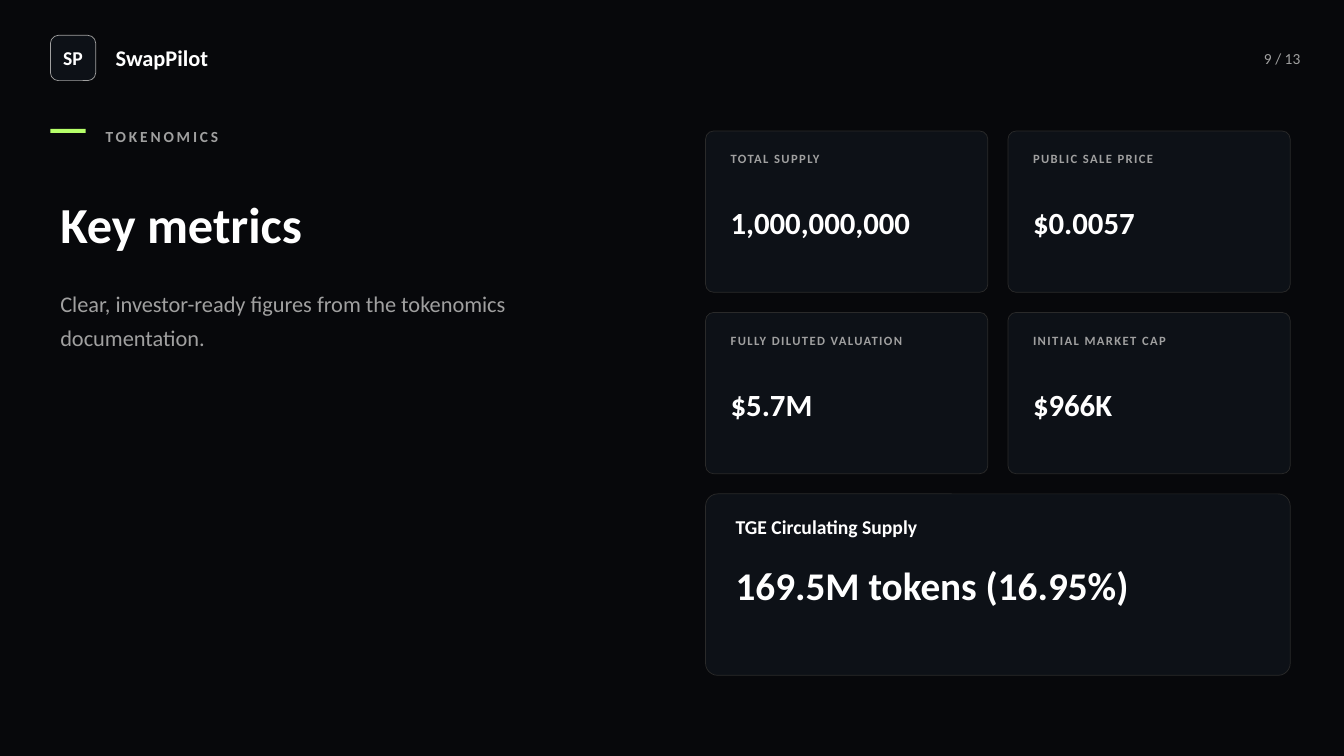
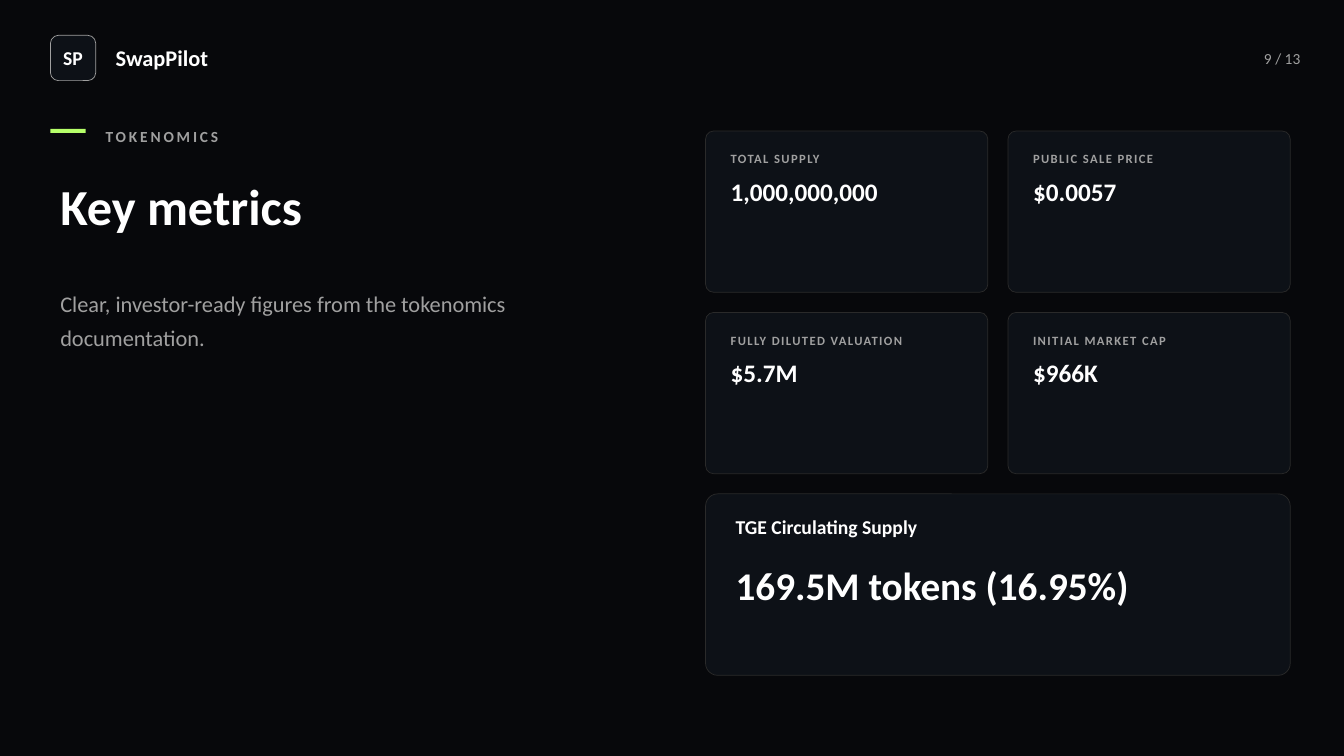
Before and after one commit to BacBacta/SwapPilot, a slide deck: slide 9 of pitch-deck/SwapPilot-Professional-PitchDeck.pptx. Drawn at 1344x756 pixels with LibreOffice and Linux fonts; fonts in the diff are those of the drawing. Boxes give left, top, right and bottom in pixels: in the first picture for what was removed or moved away, otherwise in the second. Text is boxed around its words. In the diff, an @@ line names an element or a change of style, - is before the commit and + after.

```diff
--- a/pitch-deck/SwapPilot-Professional-PitchDeck.pptx
+++ b/pitch-deck/SwapPilot-Professional-PitchDeck.pptx
@@ text "Key metrics": place and size @@
-text "Key metrics" at [60, 207, 302, 251]
+text "Key metrics" at [60, 189, 302, 233]
@@ size 22 to 18 pt; vertical alignment middle to top in 4 elements at [731, 184, 878, 205], [1033, 184, 1116, 204], [731, 365, 798, 385], [1033, 364, 1098, 385] @@
```
Also in this commit, not shown: 9 other slides changed, 2 other files.
